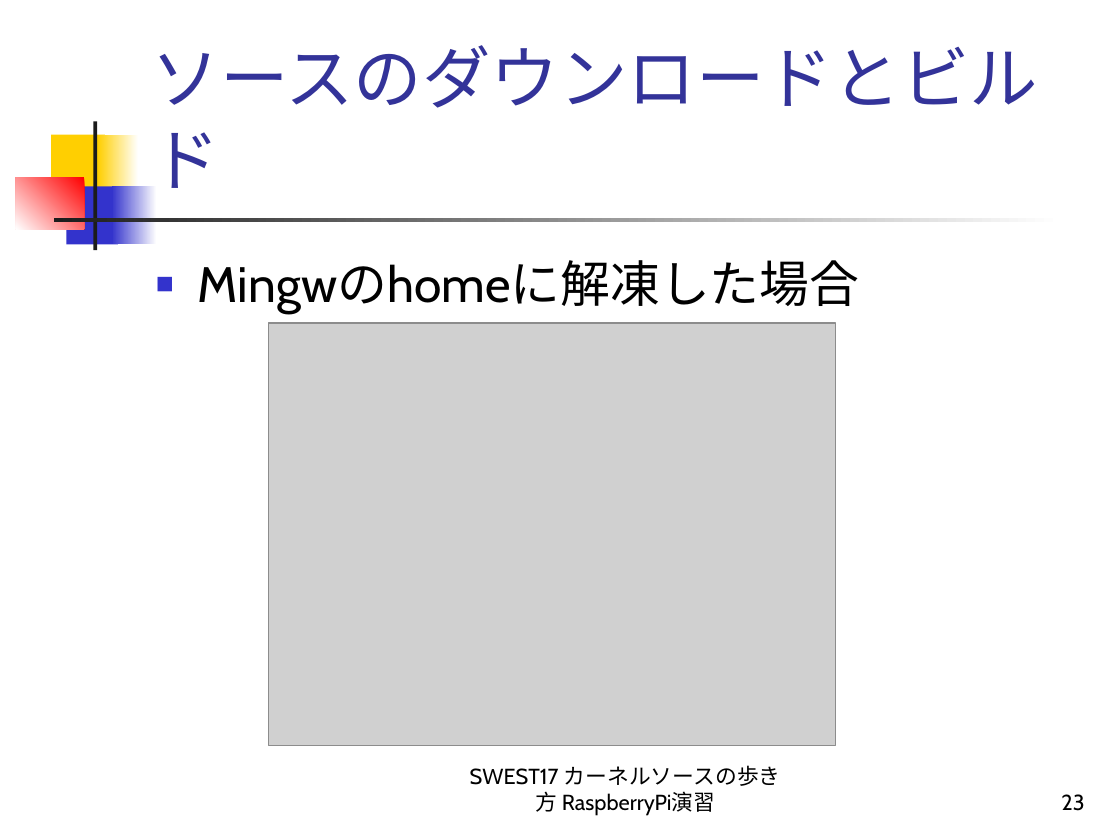
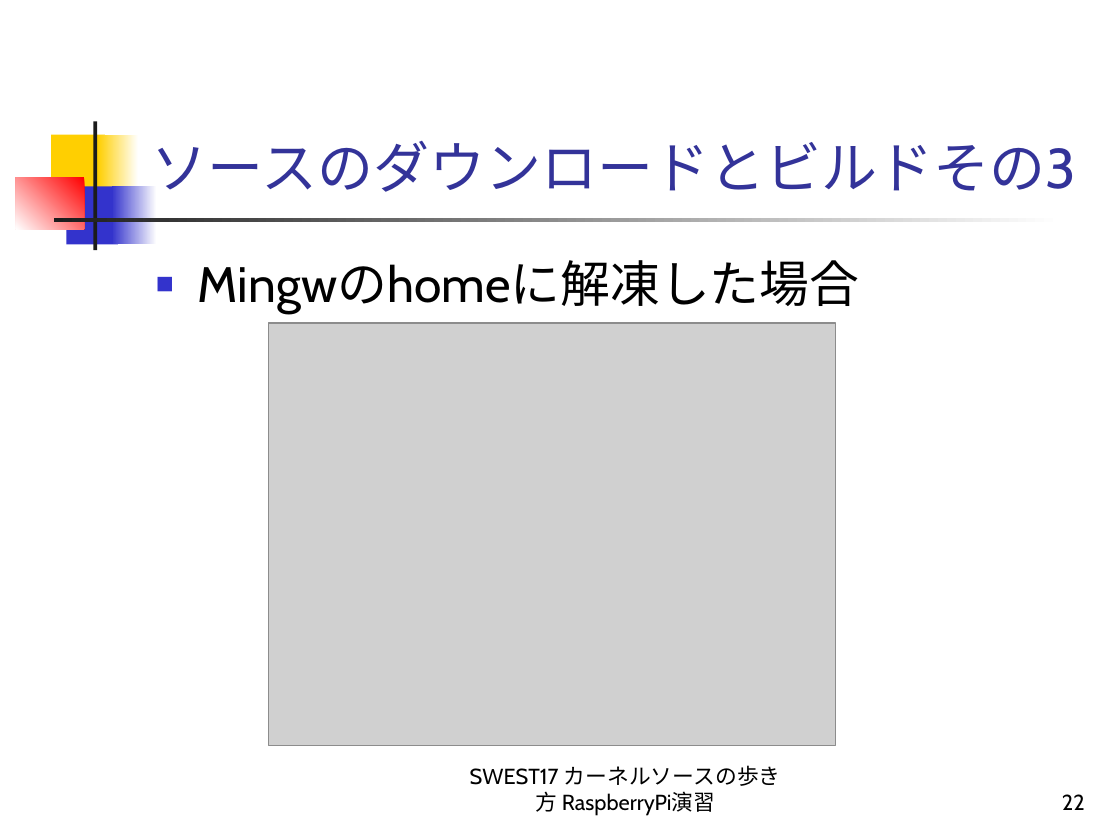
Before and after one commit to alvstakahashi/RPI-SHRINK-SSP-FULL, a slide deck: slide 22 of カーネルソースの歩き方 RaspberryPi演習.ppt (slide 23 before the commit). Drawn at 1120x840 pixels with LibreOffice and Linux fonts; fonts in the diff are those of the drawing; grey boxes stand for pictures. Boxes give left, top, right and bottom in pixels: in the first picture for what was removed or moved away, otherwise in the second. Text is boxed around its words. In the diff, an @@ line names an element or a change of style, - is before the commit and + after.

```diff
--- a/カーネルソースの歩き方 RaspberryPi演習.ppt
+++ b/カーネルソースの歩き方 RaspberryPi演習.ppt
@@ title at box(152, 141, 1076, 192): text changed; size 44 to 36 pt @@
-ソースのダウンロードとビルド
+ソースのダウンロードとビルドその3
@@ page number at box(1062, 794, 1085, 810): text changed @@
-23
+22
```
Also in this commit, not shown: 23 other slides changed, 1 slide added.
